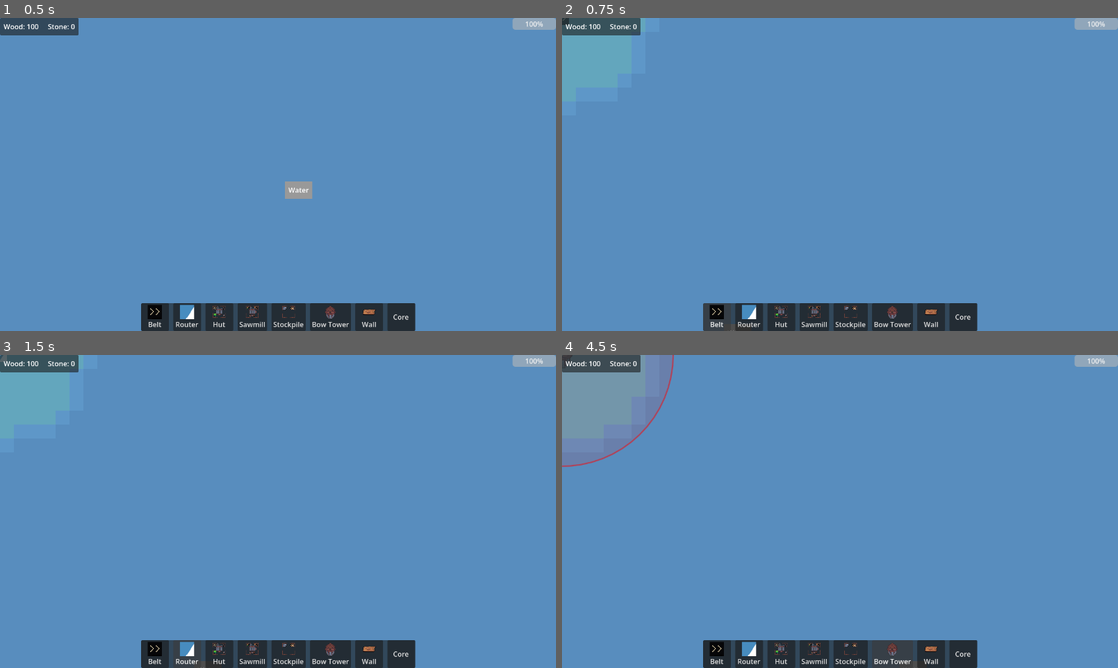
Above: before the commit, frames 1-4 (two rows, left to right).
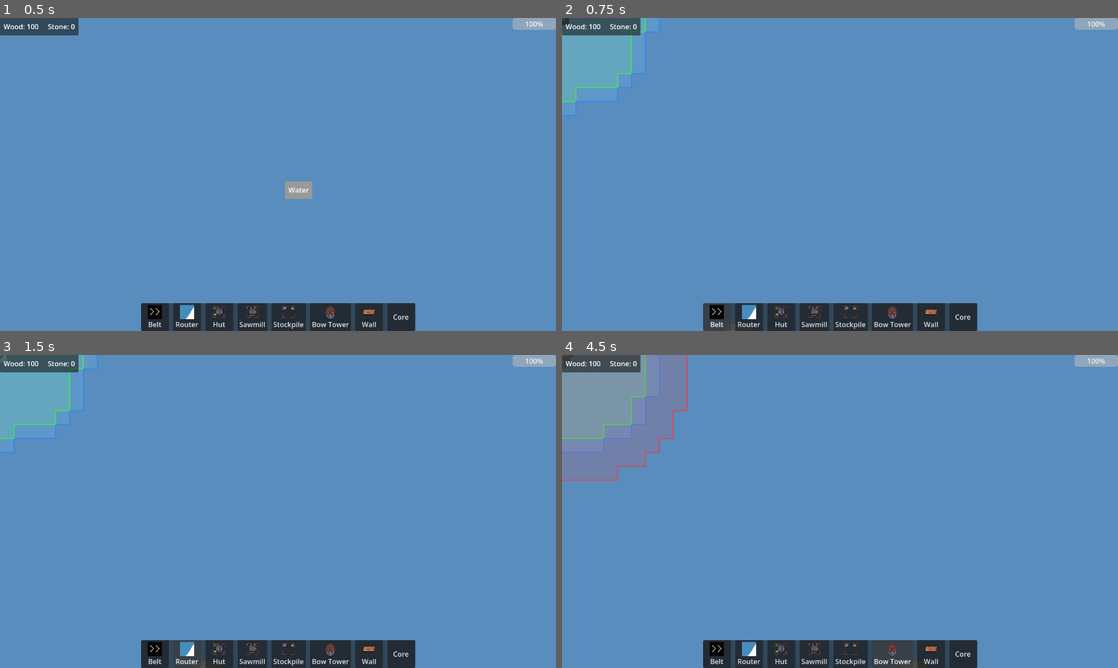
Above: after the commit, the same moments.

Repository: ColdTerror/Core-and-Conveyor
Game: Godot game, scene res://scenes/level.tscn
Same seed, same stepped clock (60 frames per second), same inputs: the game is played once before the commit and once after it. The engine's default icon, where the game draws it, is replaced by a stand-in: a white triangle on a blue panel in a dark square.
Inputs:
- Up to frame 1 (0.5 s): no input
- Up to frame 2 (0.75 s): click "Belt" at 0.5 s
- Up to frame 3 (1.5 s): click "Router" at 1.25 s
- Up to frame 4 (4.5 s): click "Hut" at 2 s; click "Sawmill" at 2.75 s; click "Stockpile" at 3.5 s; click "Bow Tower" at 4.25 s

Frame 1 is identical in both runs. In frame 2, 0.3% of the frame differs, in the area x 0-18%, y 0-32%; in frame 3, 0.3%; in frame 4, 2.4%, in the area x 0-23%, y 0-41%.

Commit message:
changed visualization of ranges to have a border for better visibility

Diff:
--- a/scripts/building/building_manager.gd
+++ b/scripts/building/building_manager.gd
@@ -116,6 +116,9 @@
 # -------------------------------
 # VISUAL OVERLAYS (Grid-Based)
 # -------------------------------
+# -------------------------------
+# VISUAL OVERLAYS (Grid-Based)
+# -------------------------------
 func _draw():
 	# If we aren't placing a building AND both toggles are off, don't draw anything
 	if not placing_building and not show_build_grid and not show_safe_grid:
@@ -123,20 +126,45 @@
 
 	var tile_size = 32.0
 	var half_offset = Vector2(tile_size / 2.0, tile_size / 2.0)
+	var b_width = 2.0 # Line width for all borders
 
 	# 1. DRAW GLOBAL BUILD ZONES (F1 Hotkey)
 	if show_build_grid:
-		var build_color = Color(0.2, 1.0, 0.2, 0.15) # Faint green
+		var build_color = Color(0.2, 1.0, 0.2, 0.15) # Faint green fill
+		var build_border_color = Color(0.2, 1.0, 0.2, 0.8) # Solid green border
+
 		for tile in buildable_tiles.keys():
 			var local_pos = object_layer.map_to_local(tile) - half_offset
 			draw_rect(Rect2(local_pos, Vector2(tile_size, tile_size)), build_color)
 
+			var tl = local_pos
+			var tr = local_pos + Vector2(tile_size, 0)
+			var bl = local_pos + Vector2(0, tile_size)
+			var br = local_pos + Vector2(tile_size, tile_size)
+
+			if not buildable_tiles.has(tile + Vector2i.UP): draw_line(tl, tr, build_border_color, b_width)
+			if not buildable_tiles.has(tile + Vector2i.DOWN): draw_line(bl, br, build_border_color, b_width)
+			if not buildable_tiles.has(tile + Vector2i.LEFT): draw_line(tl, bl, build_border_color, b_width)
+			if not buildable_tiles.has(tile + Vector2i.RIGHT): draw_line(tr, br, build_border_color, b_width)
+
 	# 2. DRAW GLOBAL SAFE ZONES (F2 Hotkey)
 	if show_safe_grid:
-		var safe_color = Color(0.2, 0.5, 1.0, 0.15) # Faint blue
+		var safe_color = Color(0.2, 0.5, 1.0, 0.15) # Faint blue fill
+		var safe_border_color = Color(0.2, 0.5, 1.0, 0.8) # Solid blue border
+
 		for tile in safe_tiles.keys():
 			var local_pos = object_layer.map_to_local(tile) - half_offset
 			draw_rect(Rect2(local_pos, Vector2(tile_size, tile_size)), safe_color)
+
+			var tl = local_pos
+			var tr = local_pos + Vector2(tile_size, 0)
+			var bl = local_pos + Vector2(0, tile_size)
+			var br = local_pos + Vector2(tile_size, tile_size)
+
+			if not safe_tiles.has(tile + Vector2i.UP): draw_line(tl, tr, safe_border_color, b_width)
+			if not safe_tiles.has(tile + Vector2i.DOWN): draw_line(bl, br, safe_border_color, b_width)
+			if not safe_tiles.has(tile + Vector2i.LEFT): draw_line(tl, bl, safe_border_color, b_width)
+			if not safe_tiles.has(tile + Vector2i.RIGHT): draw_line(tr, br, safe_border_color, b_width)
 
 	# 3. DRAW GHOST PREVIEWS (When Placing)
 	if placing_building:
@@ -146,14 +174,13 @@
 		elif ghost_building:
 			ghosts_to_draw = [ghost_building]
 
-		var preview_build = Color(0.5, 1.0, 0.5, 0.15) # Brighter green
-		var preview_safe = Color(0.5, 0.8, 1.0, 0.15)  # Brighter blue
-
-		# --- THE FIX: Use dictionaries to collect unique tiles ---
+		var preview_build = Color(0.5, 1.0, 0.5, 0.15) # Brighter green fill
+		var preview_safe = Color(0.5, 0.8, 1.0, 0.15)  # Brighter blue fill
+
 		var unique_safe_tiles = {}
 		var unique_build_tiles = {}
 
-		# 1. Gather all the tiles without drawing them yet
+		# A. Gather all the tiles without drawing them yet
 		for g in ghosts_to_draw:
 			if not is_instance_valid(g): continue
 
@@ -162,14 +189,14 @@
 			if "corruption_range" in g and g.corruption_range > 0:
 				var s_tiles = _get_tiles_in_radius(origin, g, g.corruption_range)
 				for t in s_tiles:
-					unique_safe_tiles[t] = true # Adding to dictionary prevents duplicates
+					unique_safe_tiles[t] = true
 
 			if "build_range" in g and g.build_range > 0:
 				var b_tiles = _get_tiles_in_radius(origin, g, g.build_range)
 				for t in b_tiles:
 					unique_build_tiles[t] = true
 
-		# 2. Now, draw every collected tile exactly ONCE!
+		# B. Draw every collected tile fill exactly ONCE!
 		for t in unique_safe_tiles.keys():
 			var pos = object_layer.map_to_local(t) - half_offset
 			draw_rect(Rect2(pos, Vector2(tile_size, tile_size)), preview_safe)
@@ -178,6 +205,32 @@
 			var pos = object_layer.map_to_local(t) - half_offset
 			draw_rect(Rect2(pos, Vector2(tile_size, tile_size)), preview_build)
 
+		# C. Draw crisp, color-coded borders around the outer edges
+		var build_border_color = Color(0.2, 1.0, 0.2, 0.8)
+		for t in unique_build_tiles.keys():
+			var pos = object_layer.map_to_local(t) - half_offset
+			var tl = pos
+			var tr = pos + Vector2(tile_size, 0)
+			var bl = pos + Vector2(0, tile_size)
+			var br = pos + Vector2(tile_size, tile_size)
+
+			if not unique_build_tiles.has(t + Vector2i.UP): draw_line(tl, tr, build_border_color, b_width)
+			if not unique_build_tiles.has(t + Vector2i.DOWN): draw_line(bl, br, build_border_color, b_width)
+			if not unique_build_tiles.has(t + Vector2i.LEFT): draw_line(tl, bl, build_border_color, b_width)
+			if not unique_build_tiles.has(t + Vector2i.RIGHT): draw_line(tr, br, build_border_color, b_width)
+
+		var safe_border_color = Color(0.2, 0.5, 1.0, 0.8)
+		for t in unique_safe_tiles.keys():
+			var pos = object_layer.map_to_local(t) - half_offset
+			var tl = pos
+			var tr = pos + Vector2(tile_size, 0)
+			var bl = pos + Vector2(0, tile_size)
+			var br = pos + Vector2(tile_size, tile_size)
+
+			if not unique_safe_tiles.has(t + Vector2i.UP): draw_line(tl, tr, safe_border_color, b_width)
+			if not unique_safe_tiles.has(t + Vector2i.DOWN): draw_line(bl, br, safe_border_color, b_width)
+			if not unique_safe_tiles.has(t + Vector2i.LEFT): draw_line(tl, bl, safe_border_color, b_width)
+			if not unique_safe_tiles.has(t + Vector2i.RIGHT): draw_line(tr, br, safe_border_color, b_width)
 
 func _on_building_destroyed(b: Building):
 	if b in buildings:
--- a/scripts/building/generic scripts/tower_building.gd
+++ b/scripts/building/generic scripts/tower_building.gd
@@ -32,29 +32,95 @@
 func setup(level_instance: Node2D):
 	level_ref = level_instance
 
-# ============================================================
-#  RANGE VISUALIZATION (New Code)
+
+# ============================================================
+#  RANGE VISUALIZATION (Grid-Based)
 # ============================================================
 
 func _draw():
 	# Only draw if the flag is true
-	if show_range_overlay:
-		# 1. Draw Transparent Fill
-		draw_circle(Vector2.ZERO, attack_range, Color(1, 0, 0, 0.1))
-
-		# 2. Draw Outline (High quality arc)
-		# position, radius, start_angle, end_angle, point_count, color, width, antialiased
-		draw_arc(Vector2.ZERO, attack_range, 0, TAU, 64, Color(1, 0, 0, 0.5), 2.0, true)
+	if not show_range_overlay:
+		return
+
+	var tiles = _get_local_range_tiles()
+	var tile_size = 32.0
+	var half_offset = Vector2(tile_size / 2.0, tile_size / 2.0)
+
+	# Colors (Matching the style of the green/blue ranges, but in Attack Red)
+	var fill_color = Color(1.0, 0.2, 0.2, 0.15)  # Faint red fill
+	var border_color = Color(1.0, 0.2, 0.2, 0.8) # Solid red border
+	var b_width = 2.0
+
+	# 1. Draw Transparent Fill
+	for t in tiles.keys():
+		var center_px = tiles[t]
+		var top_left_px = center_px - half_offset
+		draw_rect(Rect2(top_left_px, Vector2(tile_size, tile_size)), fill_color)
+
+	# 2. Draw Crisp Border
+	for t in tiles.keys():
+		var center_px = tiles[t]
+		var pos = center_px - half_offset
+
+		var tl = pos
+		var tr = pos + Vector2(tile_size, 0)
+		var bl = pos + Vector2(0, tile_size)
+		var br = pos + Vector2(tile_size, tile_size)
+
+		# If there is no neighbor in a direction, draw a line on that edge!
+		if not tiles.has(t + Vector2i.UP): draw_line(tl, tr, border_color, b_width)
+		if not tiles.has(t + Vector2i.DOWN): draw_line(bl, br, border_color, b_width)
+		if not tiles.has(t + Vector2i.LEFT): draw_line(tl, bl, border_color, b_width)
+		if not tiles.has(t + Vector2i.RIGHT): draw_line(tr, br, border_color, b_width)
+
+
+# --- NEW: Helper function to calculate a local grid map ---
+func _get_local_range_tiles() -> Dictionary:
+	var tiles = {}
+	var tile_size = 32.0
+
+	# Fallback to 1x1 if size isn't declared in the Building base class
+	var b_size = size if "size" in self else Vector2i(1, 1)
+
+	var half_w = (b_size.x * tile_size) / 2.0
+	var half_h = (b_size.y * tile_size) / 2.0
+
+	# In local space, the building is perfectly centered at (0,0)
+	var rect_x_min = -half_w
+	var rect_x_max = half_w
+	var rect_y_min = -half_h
+	var rect_y_max = half_h
+
+	var max_dist_px = attack_range
+	var search_radius = ceil(attack_range / tile_size) + max(b_size.x, b_size.y)
+
+	for x in range(-search_radius, search_radius + 1):
+		for y in range(-search_radius, search_radius + 1):
+			var tile_center_x = x * tile_size
+			var tile_center_y = y * tile_size
+
+			# Align the grid perfectly based on if the building is even or odd sized
+			if int(b_size.x) % 2 == 0: tile_center_x += tile_size / 2.0
+			if int(b_size.y) % 2 == 0: tile_center_y += tile_size / 2.0
+
+			var dx = max(0.0, max(rect_x_min - tile_center_x, tile_center_x - rect_x_max))
+			var dy = max(0.0, max(rect_y_min - tile_center_y, tile_center_y - rect_y_max))
+
+			var dist_px = Vector2(dx, dy).length()
+
+			if dist_px <= max_dist_px:
+				# Store the grid coordinate as the Key, and the local pixel as the Value!
+				tiles[Vector2i(x, y)] = Vector2(tile_center_x, tile_center_y)
+
+	return tiles
 
 # Override Base Building functions to toggle range
 func set_ghost(enabled: bool):
 	super.set_ghost(enabled)
-	# Always show range when dragging the ghost
 	show_range_overlay = enabled
 
 func _on_mouse_entered():
 	super._on_mouse_entered()
-	# Only show if placed (monitoring is usually false for ghosts)
 	if has_node("Area2D") and $Area2D.monitoring:
 		show_range_overlay = true
 
@@ -63,6 +129,7 @@
 	if has_node("Area2D") and $Area2D.monitoring:
 		show_range_overlay = false
 
+# ============================================================
 # ============================================================
 
 # --- 1. FILTERED INPUT ---
